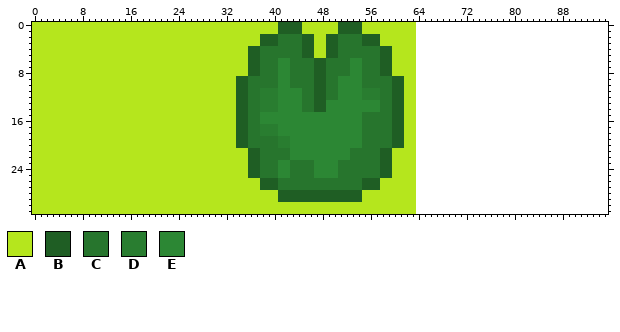
A sprite sheet gets an edit: img/terrain_sheet.png. The picture above was drawn from the file before the commit.
The file is 64x32 pixels. Colours within 5 levels of each other are drawn and written as one. The old version is drawn lined up with the new one, on the new canvas.
Palette (. is transparent): A #b5e61d  B #1f5e24  C #27752d  D #297d30  E #2c8734
Pixels before (only the part around the change), first column x 25:
 0 AAAAAAAAAAAAAAAABBBBAAAAAABBBBAAAAAAAAA................................
 1 AAAAAAAAAAAAAAAABBBBAAAAAABBBBAAAAAAAAA................................
 2 AAAAAAAAAAAAABBBCCCCBBAABBCCCCBBBAAAAAA................................
 3 AAAAAAAAAAAAABBBCCCCBBAABBCCCCBBBAAAAAA................................
 4 AAAAAAAAAAABBCCCCCCCBBAABBCCCCCCCBBAAAA................................
 5 AAAAAAAAAAABBCCCCCCCBBAABBCCCCCCCBBAAAA................................
 6 AAAAAAAAAAABBCCCEECCCCBBCCCCEECCCBBAAAA................................
 7 AAAAAAAAAAABBCCCEECCCCBBCCCCEECCCBBAAAA................................
 8 AAAAAAAAAAABBCCCEECCCCBBCCCCEECCCBBAAAA................................
 9 AAAAAAAAABBCCCCCEECCCCBBCCEEEECCCCCBBAA................................
10 AAAAAAAAABBCCCCCEECCCCBBCCEEEECCCCCBBAA................................
11 AAAAAAAAABBCCDDDEEEECCBBCCEEEEDDDCCBBAA................................
12 AAAAAAAAABBCCDDDEEEECCBBCCEEEEDDDCCBBAA................................
13 AAAAAAAAABBCCDDDEEEECCBBEEEEEEEEECCBBAA................................
14 AAAAAAAAABBCCDDDEEEECCBBEEEEEEEEECCBBAA................................
15 AAAAAAAAABBCCEEEEEEEEEEEEEEEEECCCCCBBAA................................
16 AAAAAAAAABBCCEEEEEEEEEEEEEEEEECCCCCBBAA................................
17 AAAAAAAAABBCCDDDEEEEEEEEEEEEEECCCCCBBAA................................
18 AAAAAAAAABBCCDDDEEEEEEEEEEEEEECCCCCBBAA................................
19 AAAAAAAAABBCCCCCDDEEEEEEEEEEEECCCCCBBAA................................
20 AAAAAAAAABBCCCCCDDEEEEEEEEEEEECCCCCBBAA................................
21 AAAAAAAAAAABBCCCCCEEEEEEEEEECCCCCBBAAAA................................
22 AAAAAAAAAAABBCCCCCEEEEEEEEEECCCCCBBAAAA................................
23 AAAAAAAAAAABBCCCEECCCCEEEECCCCCCCBBAAAA................................
24 AAAAAAAAAAABBCCCEECCCCEEEECCCCCCCBBAAAA................................
25 AAAAAAAAAAABBCCCEECCCCEEEECCCCCCCBBAAAA................................
26 AAAAAAAAAAAAABBBCCCCCCCCCCCCCCBBBAAAAAA................................
27 AAAAAAAAAAAAABBBCCCCCCCCCCCCCCBBBAAAAAA................................
28 AAAAAAAAAAAAAAAABBBBBBBBBBBBBBAAAAAAAAA................................
29 AAAAAAAAAAAAAAAABBBBBBBBBBBBBBAAAAAAAAA................................
30 AAAAAAAAAAAAAAAAAAAAAAAAAAAAAAAAAAAAAAA................................
31 AAAAAAAAAAAAAAAAAAAAAAAAAAAAAAAAAAAAAAA................................
The result:
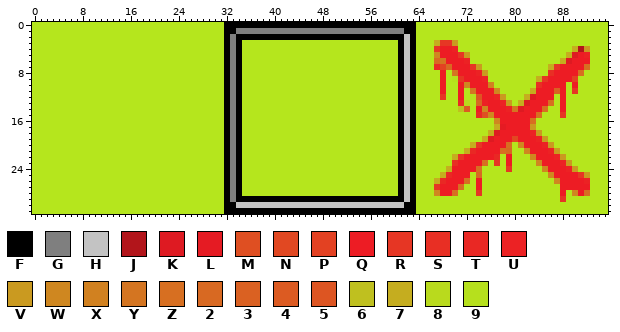
Colours new in this view: F #000000  G #7f7f7f  H #c3c3c3  J #b2151b  K #de1a22  L #e51b23  M #df4f22  N #e14822  P #e34122  Q #ed1c24  R #e63624  S #e82f24  T #e92824  U #ec2224  V #ca9a20  W #cf8720  X #d18120  Y #d47521  Z #d76f21  2 #d86922  3 #da6122  4 #dc5b22  5 #dd5522  6 #bfc01f  7 #c5ad1f  8 #b9da1d  9 #b6e01d
What changed:
canvas 64x32 -> 96x32
Changed rows in their new state; - is an unchanged pixel.
first column x 32:
 0 FFFFFFFFFFFFFFFFFFFFFFFFFFFFFFFFAAAAAAAAAAAAAAAAAAAAAAAAAAAAAAAA
 1 FFGGGGGGGGGGGGGGGGGGGGGGGGGGGGFFAAAAAAAAAAAAAAAAAAAAAAAAAAAAAAAA
 2 FGFFFFFFFFFFFFFFFFFFFFFFFFFFFFHFAAAAAAAAAAAAAAAAAAAAAAAAAAAAAAAA
 3 FGF---AAAAAAAAA--AAAAAAAAA---FHFAAA7RRVAAAAAAAAAAAAAAAAAAAAAAAAA
 4 FGF-AAAAAAAAAAA--AAAAAAAAAAA-FHFAAARQQUAAAAAAAAAAAAAAAAAAA7JVAAA
 5 FGF-AAAAAAAAAAA--AAAAAAAAAAA-FHFAAAWQQQRVAAAAAAAAAAAAAAAA7KQUAAA
 6 FGF-AAAAAAAAAAAAAAAAAAAAAAAA-FHFAAA2YQQQUAAAAAAAAAAAAAAA7KQQQAAA
 7 FGF-AAAAAAAAAAAAAAAAAAAAAAAA-FHFAAATP2QQQRVAAAAAAAAAAA7RQQQQZAAA
 8 FGF-AAAAAAAAAAAAAAAAAAAAAAAA-FHFAAAAQAYQQQUVAAAAAAAAAASQQQQZAAAA
 9 FGFAAAAAAAAAAAAAAAAAAAAAAAAAAFHFAAAAQA9RQQQUAAAAAAAA7RQQQQPAAAAA
10 FGFAAAAAAAAAAAAAAAAAAAAAAAAAAFHFAAAAQAAQWQQQXAAAAAAASQQQQAQAAAAA
11 FGFAAAAAAAAAAAAAAAAAAAAAAAAAAFHFAAAAQAAQAYQQQWAAAAA7QQQ3QARAAAAA
12 FGFAAAAAAAAAAAAAAAAAAAAAAAAAAFHFAAAARAAQA95QQUVAAA7KQQQAQAAAAAAA
13 FGFAAAAAAAAAAAAAAAAAAAAAAAAAAFHFAAAAAAAT8A2UQQUVA7KQQQZAQAAAAAAA
14 FGFAAAAAAAAAAAAAAAAAAAAAAAAAAFHFAAAAAAA64AQWQQQUYKQQQZAAQAAAAAAA
15 FGFAAAAAAAAAAAAAAAAAAAAAAAAAAFHFAAAAAAAAAATMWQQQQQQQZAAARAAAAAAA
16 FGFAAAAAAAAAAAAAAAAAAAAAAAAAAFHFAAAAAAAAAAAAAWQQQQQZAAAAAAAAAAAA
17 FGFAAAAAAAAAAAAAAAAAAAAAAAAAAFHFAAAAAAAAAAAAA7LQQQQVAAAAAAAAAAAA
18 FGFAAAAAAAAAAAAAAAAAAAAAAAAAAFHFAAAAAAAAAAAA7KQQQQQUVAAAAAAAAAAA
19 FGFAAAAAAAAAAAAAAAAAAAAAAAAAAFHFAAAAAAAAAAA7KQQQNQQQUVAAAAAAAAAA
20 FGFAAAAAAAAAAAAAAAAAAAAAAAAAAFHFAAAAAAAAA7RQQQQZAWQQQUVAAAAAAAAA
21 FGF-AAAAAAAAAAAAAAAAAAAAAAAA-FHFAAAAAAAA7TQQQQZ2AAWQQQUVAAAAAAAA
22 FGF-AAAAAAAAAAAAAAAAAAAAAAAA-FHFAAAAAA7RQQQQQTAQAAAWQQQUVAAAAAAA
23 FGF-AAAAAAAAAAAAAAAAAAAAAAAA-FHFAAAAAASQQQQZARAQAAAAWQQQUVAAAAAA
24 FGF-AAAAAAAAAAAAAAAAAAAAAAAA-FHFAAAAA7QQQQZAAAARAAAAAWQQQUVAAAAA
25 FGF-AAAAAAAAAAAAAAAAAAAAAAAA-FHFAAAA7TQQQA2AAAAAAAAAAAWQQQQRVAAA
26 FGF---AAAAAAAAAAAAAAAAAAAA---FHFAAA7TQQQZAQAAAAAAAAAAAAWQQQQUAAA
27 FGF---AAAAAAAAAAAAAAAAAAAA---FHFAAARQQQZAAQAAAAAAAAAAAAAQQQQQAAA
28 FGF------AAAAAAAAAAAAAA------FHFAAAWQQZAAARAAAAAAAAAAAAAQAWQZAAA
29 FGFFFFFFFFFFFFFFFFFFFFFFFFFFFFHFAAAAAAAAAAAAAAAAAAAAAAAARAAAAAAA
30 FFHHHHHHHHHHHHHHHHHHHHHHHHHHHHFFAAAAAAAAAAAAAAAAAAAAAAAAAAAAAAAA
31 FFFFFFFFFFFFFFFFFFFFFFFFFFFFFFFFAAAAAAAAAAAAAAAAAAAAAAAAAAAAAAAA
